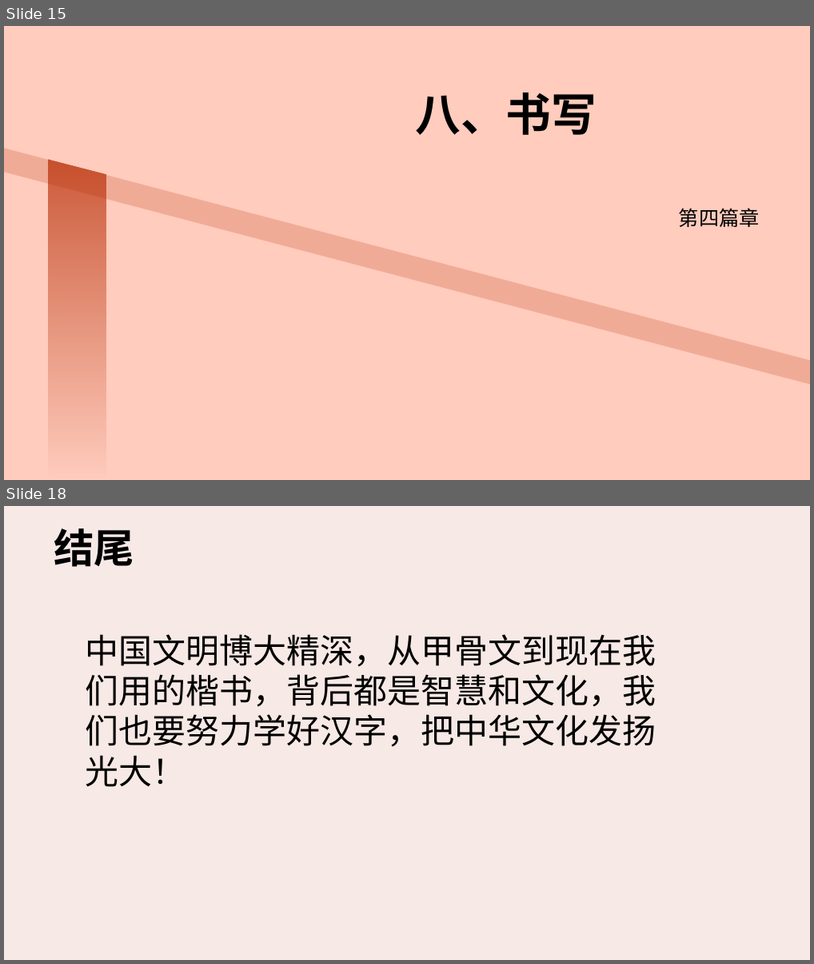
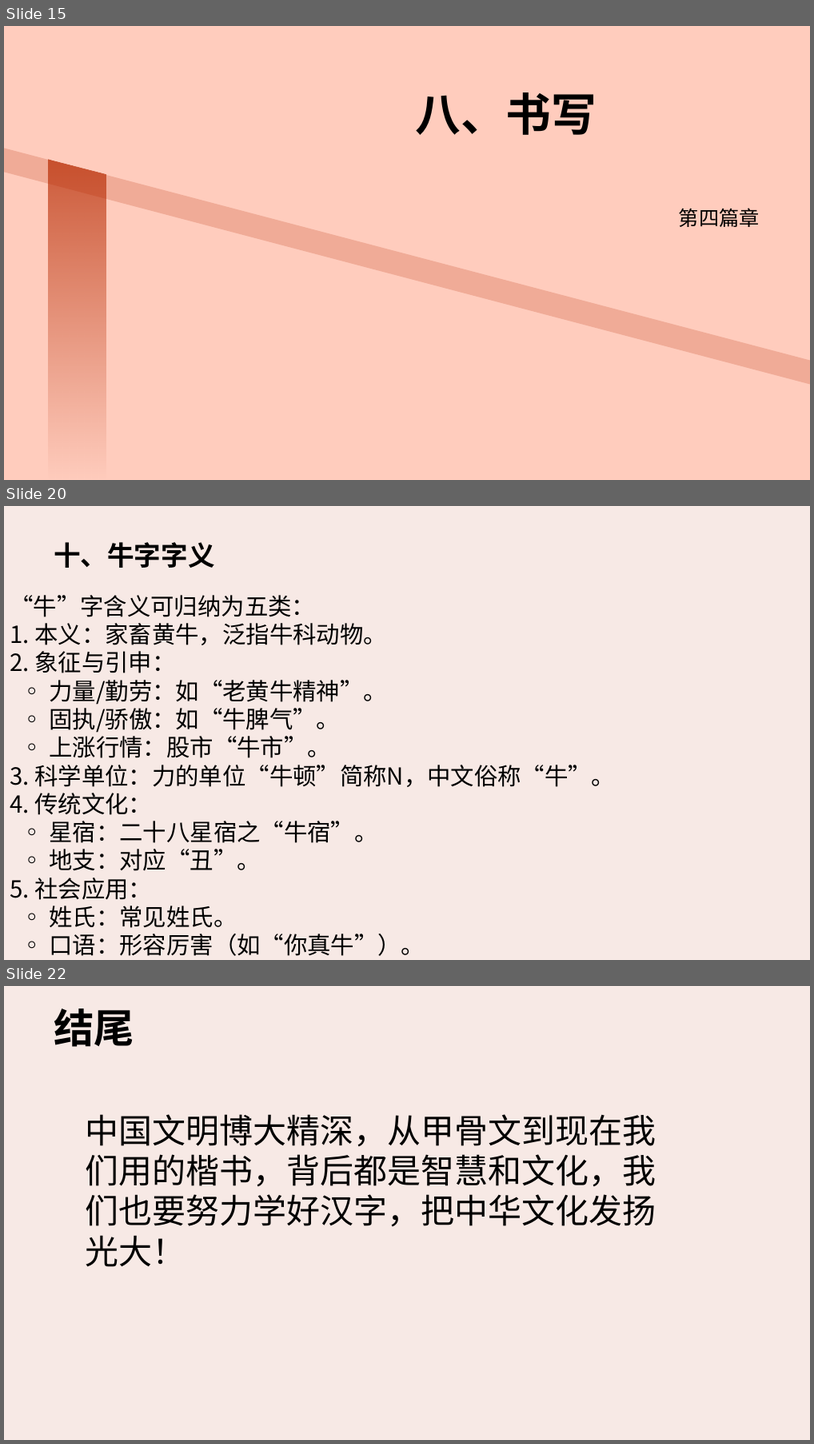
Before and after one commit to JiangmingLater/-1, a slide deck: 模板.pptx. Shown one above the other, each under a label of ours: slides 15 and 18 before the commit, slides 15, 20 and 22 after it; the slides between them are not shown. The pictures are 814x964 and 814x1444 pixels, drawn with LibreOffice and Linux fonts; fonts in the diff are those of the drawing; background and template pictures are left out. Boxes give left, top, right and bottom in pixels: in the first picture for what was removed or moved away, otherwise in the second. Text is boxed around its words. In the diff, an @@ line names an element or a change of style, - is before the commit and + after.

```diff
--- a/模板.pptx
+++ b/模板.pptx
@@ slide 20 added at (x1=4, y1=506, x2=810, y2=960), background #FFFFFF; not listed: 1 template element that a slide beside it also shows @@
@@ title added at (x1=54, y1=542, x2=215, y2=568), 32 pt, text #000000, bold @@
+十、牛字字义
@@ text added at (x1=10, y1=595, x2=615, y2=956), 28 pt, text #000000 @@
+“牛”字含义可归纳为五类：
+1. 本义：家畜黄牛，泛指牛科动物。
+2. 象征与引申：
+◦ 力量/勤劳：如“老黄牛精神”。
+◦ 固执/骄傲：如“牛脾气”。
+◦ 上涨行情：股市“牛市”。
+3. 科学单位：力的单位“牛顿”简称N，中文俗称“牛”。
+4. 传统文化：
+◦ 星宿：二十八星宿之“牛宿”。
+◦ 地支：对应“丑”。
+5. 社会应用：
+◦ 姓氏：常见姓氏。
+◦ 口语：形容厉害（如“你真牛”）。
@@ what was slide 18 is now slide 22 @@
```
Also in this commit, not shown: 4 slides changed, 3 other slides added, 6 other files.
